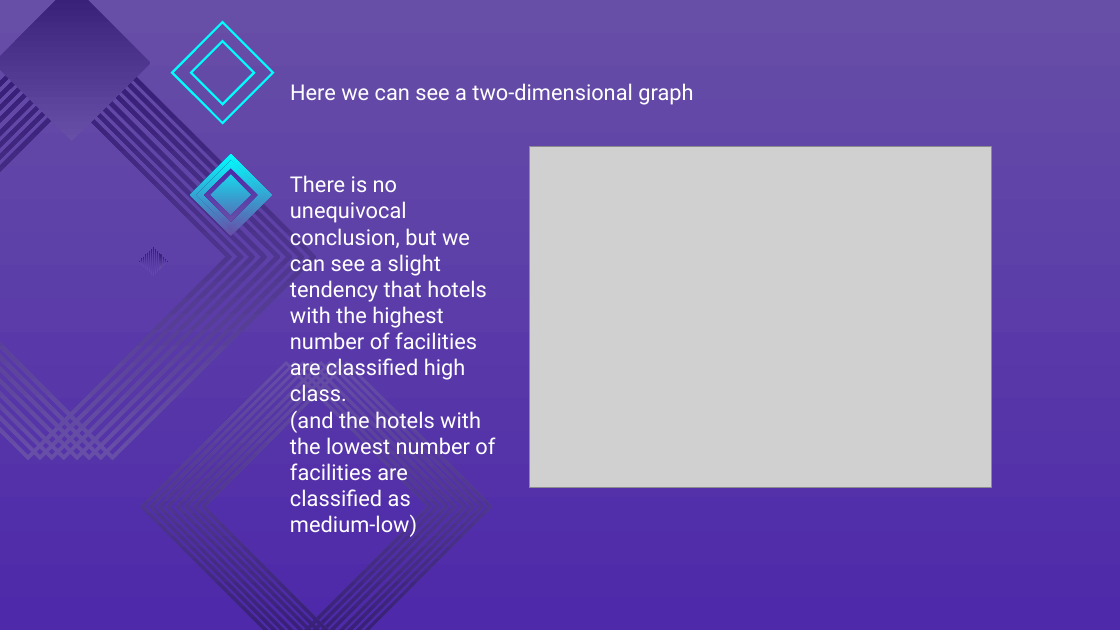
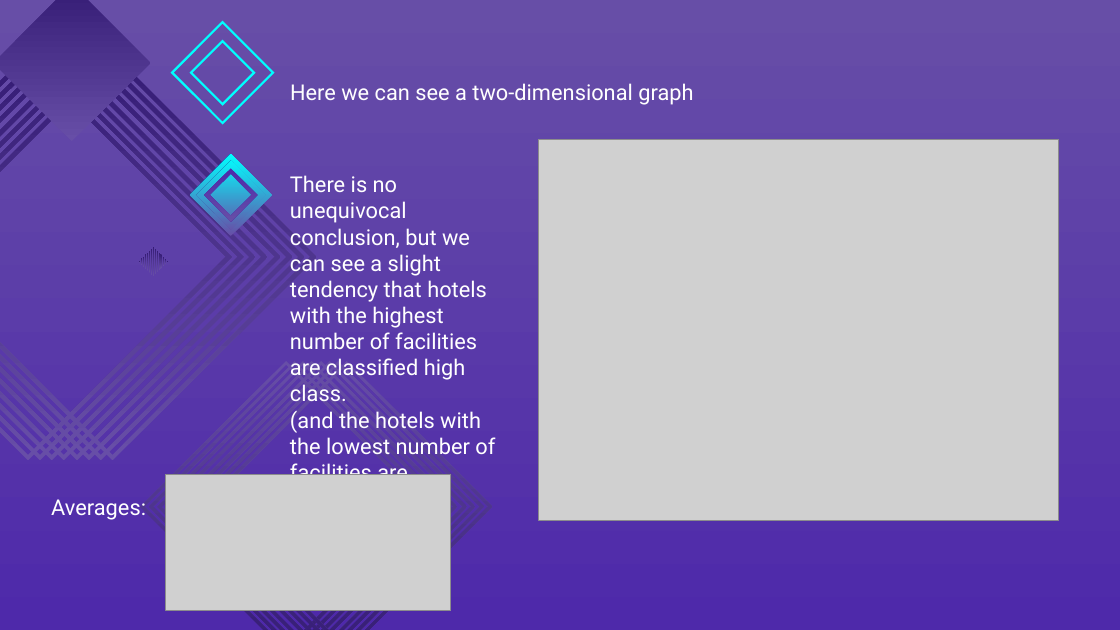
Before and after one commit to esti31r/starhotelProject, a slide deck: slide 9 of starHotelPresentation.pptx. Drawn at 1120x630 pixels with LibreOffice and Linux fonts; fonts in the diff are those of the drawing; grey boxes stand for pictures. Boxes give left, top, right and bottom in pixels: in the first picture for what was removed or moved away, otherwise in the second. Text is boxed around its words. In the diff, an @@ line names an element or a change of style, - is before the commit and + after.

```diff
--- a/starHotelPresentation.pptx
+++ b/starHotelPresentation.pptx
@@ picture: place and size @@
-picture at box(530, 147, 991, 487)
+picture at box(539, 139, 1058, 520)
@@ picture added at box(166, 475, 451, 610) @@
@@ text added at box(51, 499, 146, 520), 14 pt, text #FFFFFF @@
+Averages:
```
